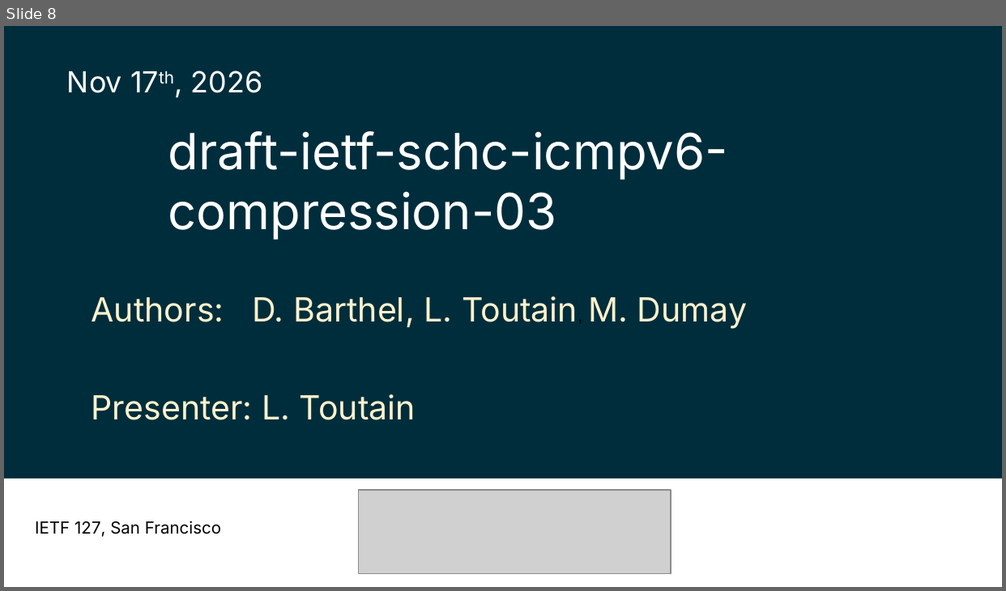
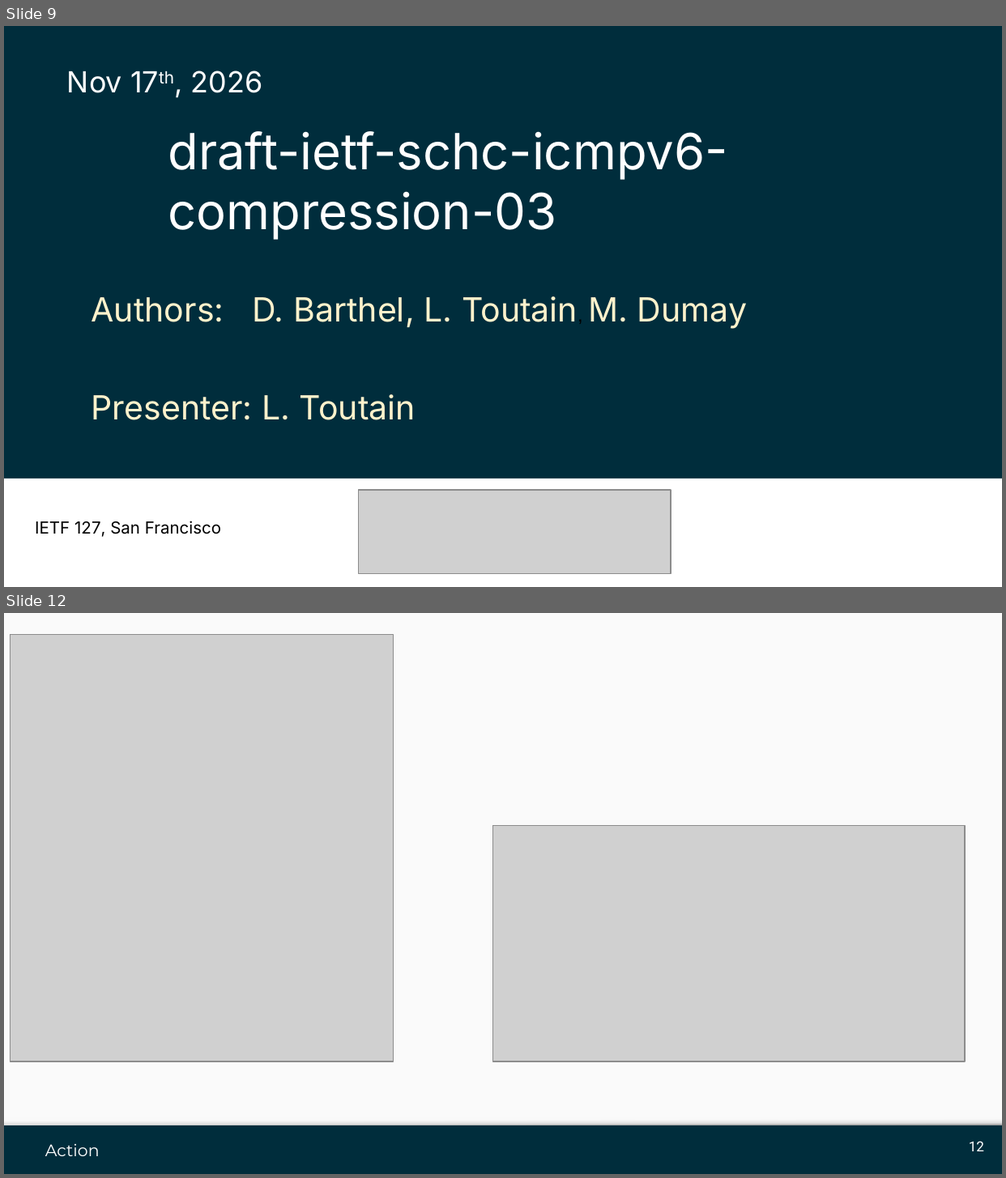
Before and after one commit to ltn22/ietf-drafts, a slide deck: Slides/slides-127-universal-option.pptx. Shown one above the other, each under a label of ours: slide 8 before the commit, slides 9 and 12 after it; the slides between them are not shown. The pictures are 1006x591 and 1006x1178 pixels, drawn with LibreOffice and Linux fonts; fonts in the diff are those of the drawing; grey boxes stand for pictures; background and template pictures are left out. Boxes give left, top, right and bottom in pixels: in the first picture for what was removed or moved away, otherwise in the second. Text is boxed around its words. In the diff, an @@ line names an element or a change of style, - is before the commit and + after.

```diff
--- a/Slides/slides-127-universal-option.pptx
+++ b/Slides/slides-127-universal-option.pptx
@@ slide 12 added at (x1=4, y1=613, x2=1002, y2=1174), background #002D3C @@
@@ rectangle added at (x1=4, y1=613, x2=1002, y2=1126), fill #FAFAFA @@
@@ picture added at (x1=10, y1=635, x2=392, y2=1062) @@
@@ picture added at (x1=493, y1=825, x2=965, y2=1062) @@
@@ rectangle added at (x1=4, y1=1118, x2=1002, y2=1126), fill gradient #F9F9F9 to #DEDEDE to #999999 @@
@@ text added at (x1=45, y1=1144, x2=100, y2=1157), 12 pt, text #FFFFFF @@
+Action
@@ page number added at (x1=969, y1=1141, x2=984, y2=1152), 10 pt, text #FFFFFF @@
+12
@@ what was slide 8 is now slide 9 @@
```
Also in this commit, not shown: 5 other slides added, 1 slide removed.
